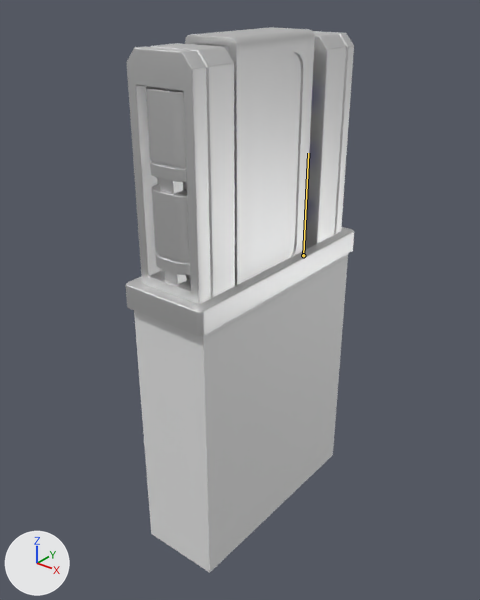
What one commit did to the FBX model Assets/Models/Level Components/Walls/ozka stena 01.fbx.
Before and after are seen from a 50 mm camera at (1.62, -2.1, 1.17) aimed at (-0.03, -0.03, -0.12). Lighting does not change. The marker at lower left points along +X, +Y and +Z. Both versions are drawn at frame 33 of the action 'fall down'; the numbers are the values there. The bones that change are drawn over the model as lines.
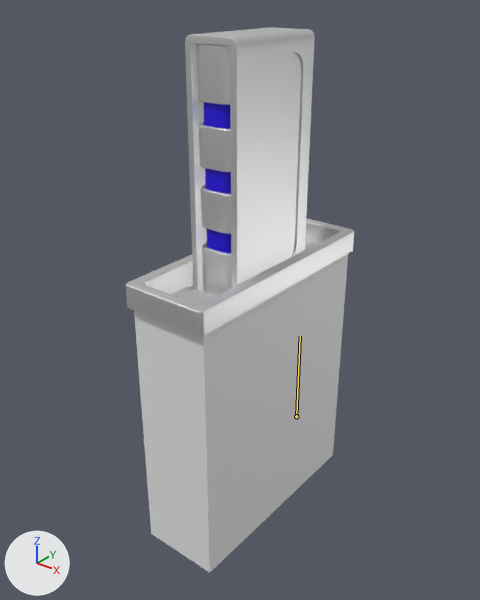
What the commit changed:
Bone 'Bone.005' (bone_bone_005) moves from (0.0, -0.04, 0.0) to (0.0, -0.98, 0.0).

What differs and where, as boxes (x1, y1, x2, y2) in the pictures (480 x 600 px):
'Cube.002', posed
    before: (127, 31, 354, 304)
    after: (171, 238, 321, 304)
'Cube.007', posed (not visible afterwards)
    before: (146, 87, 190, 285)
'Cube.005', unchanged, uncovered by the edit
    before: (197, 43, 230, 55)
    after: (197, 43, 232, 297)
bone 'Bone.005', root to tip
    before: (303, 255) to (308, 153)
    after: (296, 416) to (300, 336)
